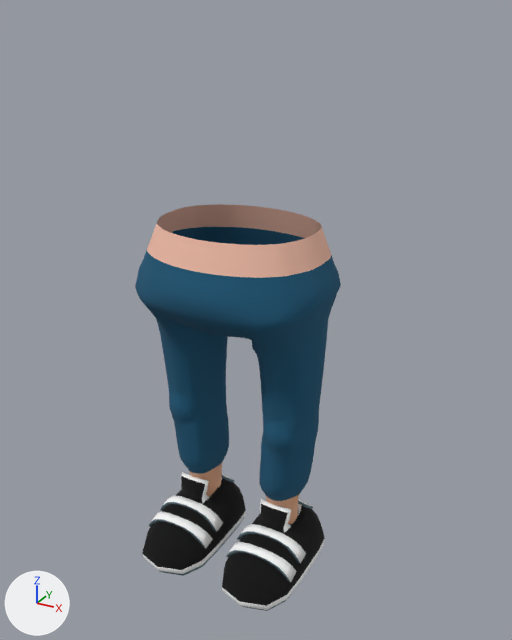
Renders of the glTF model avatarRig.glb from each side of a commit.
One viewpoint serves both versions: a 50 mm camera at (0.725, -1.226, 1.256) aimed at (0.033, 0.033, 0.627). Lighting does not change. The marker at lower left points along +X, +Y and +Z.

Names of what the first picture shows: 'lowerBody', 'shoesTrainers'.
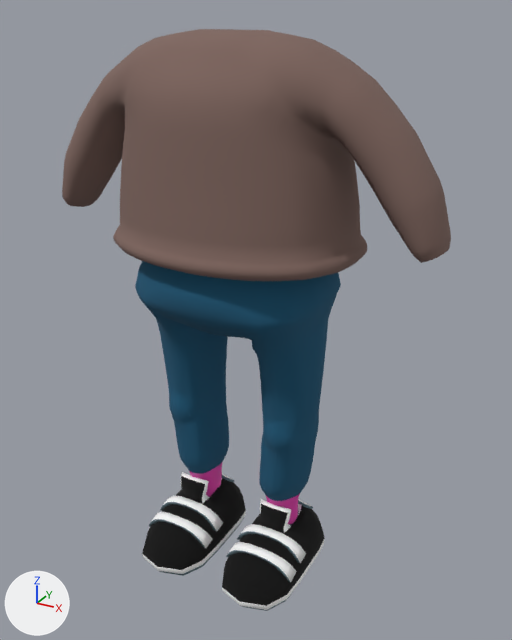
Location of each change, [x1, y1, x2, y2] in pixels of the pictures (512 x 640 px):
'upperBody.001', added (brown): after [62, 29, 451, 281]
'lowerBody', recoloured: [138, 204, 340, 524] in both

Patch to the scene script:
```diff
--- a/avatarRig.glb.py
+++ b/avatarRig.glb.py
@@ mat_skin_005 @@
 mat_skin_005 = principled_material('Skin.005')
-mat_skin_005.base_color = (0.8, 0.421, 0.251)  # beige #e7ae89
+mat_skin_005.base_color = (0.8, 0.0502, 0.429)  # pink #e73faf
@@ mat_skin_hair_mat_001 @@
+mat_skin_hair_mat_001 = principled_material('Skin_Hair_mat.001')
+mat_skin_hair_mat_001.base_color = (0.21, 0.132, 0.113)  # brown #7e665e
+mat_skin_hair_mat_001.roughness = 1.0
@@ me_cube_004 @@
+me_cube_004.from_pydata(...)  # 1756 vertices, 3400 faces; spans x -0.441..0.441, y -0.195..0.207, z 0.794..1.22
+me_cube_004.materials.append(mat_skin_hair_mat_001)  # brown #7e665e
@@ ob_upperbody_001 @@
+ob_upperbody_001 = bpy.data.objects.new('upperBody.001', me_cube_004)
+ob_upperbody_001.location = (0.0, 0.0, 0.0)
```
